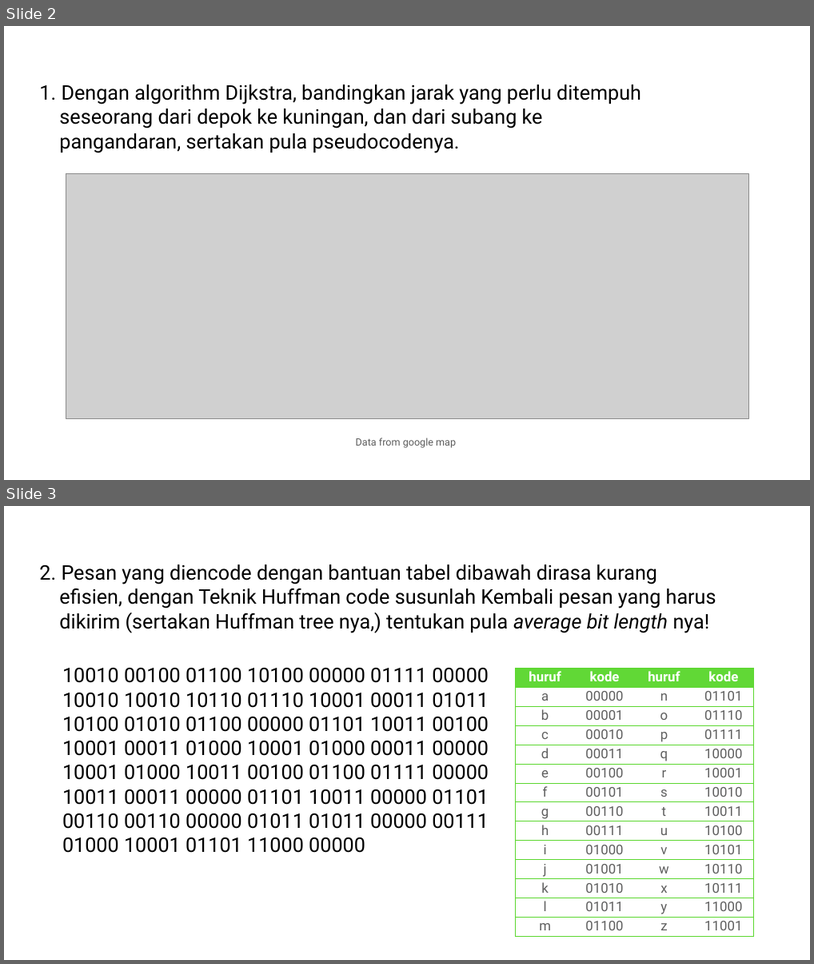
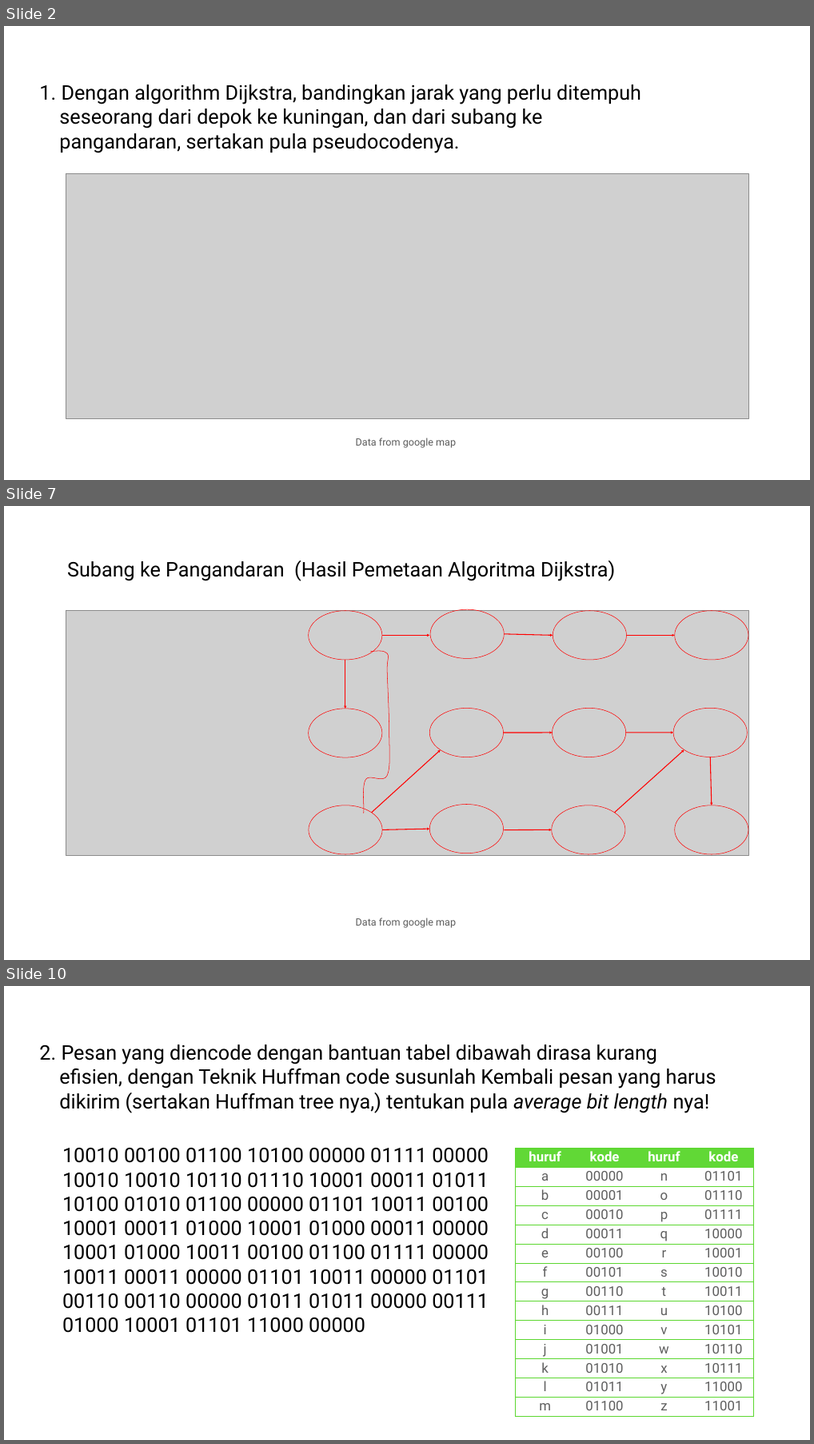
Before and after one commit to HanifHBK/TugasPMC, a slide deck: Latihan 6/implementasi graph dan tree.pptx. Shown one above the other, each under a label of ours: slides 2 and 3 before the commit, slides 2, 7 and 10 after it; the slides between them are not shown. The pictures are 814x964 and 814x1444 pixels, drawn with LibreOffice and Linux fonts; fonts in the diff are those of the drawing; grey boxes stand for pictures. Boxes give left, top, right and bottom in pixels: in the first picture for what was removed or moved away, otherwise in the second. Text is boxed around its words. In the diff, an @@ line names an element or a change of style, - is before the commit and + after.

```diff
--- a/Latihan 6/implementasi graph dan tree.pptx
+++ b/Latihan 6/implementasi graph dan tree.pptx
@@ slide 7 added at (4, 506, 810, 960), background #FFFFFF @@
@@ text added at (67, 560, 615, 581), 48 pt, text #000000 @@
+Subang ke Pangandaran (Hasil Pemetaan Algoritma Dijkstra)
@@ picture added at (66, 610, 749, 856) @@
@@ ellipse added at (309, 611, 382, 660), outline #FF0000 1 pt @@
@@ ellipse added at (430, 609, 504, 658), outline #FF0000 1 pt @@
@@ ellipse added at (553, 611, 627, 660), outline #FF0000 1 pt @@
@@ ellipse added at (675, 611, 749, 660), outline #FF0000 1 pt @@
@@ arrow added from (382, 635) to (430, 635), #FF0000 2 pt @@
@@ arrow added from (504, 634) to (553, 635), #FF0000 2 pt @@
@@ arrow added from (627, 635) to (675, 635), #FF0000 2 pt @@
@@ arrow added from (346, 660) to (346, 708), #FF0000 2 pt @@
@@ freeform shape added at (363, 651, 390, 813), outline #FF0000 1 pt @@
@@ ellipse added at (309, 708, 382, 757), outline #FF0000 1 pt @@
@@ ellipse added at (430, 708, 503, 757), outline #FF0000 1 pt @@
@@ ellipse added at (552, 708, 626, 757), outline #FF0000 1 pt @@
@@ ellipse added at (674, 708, 747, 756), outline #FF0000 1 pt @@
@@ arrow added from (503, 732) to (552, 732), #FF0000 2 pt @@
@@ arrow added from (626, 732) to (674, 732), #FF0000 2 pt @@
@@ arrow added from (372, 812) to (441, 750), #FF0000 2 pt @@
@@ arrow added from (614, 812) to (684, 750), #FF0000 2 pt @@
@@ arrow added from (710, 756) to (712, 805), #FF0000 2 pt @@
@@ ellipse added at (309, 805, 382, 854), outline #FF0000 1 pt @@
@@ ellipse added at (430, 804, 503, 853), outline #FF0000 1 pt @@
@@ ellipse added at (551, 805, 626, 854), outline #FF0000 1 pt @@
@@ ellipse added at (675, 805, 749, 854), outline #FF0000 1 pt @@
@@ arrow added from (382, 829) to (430, 828), #FF0000 2 pt @@
@@ arrow added from (504, 829) to (551, 829), #FF0000 2 pt @@
@@ text added at (356, 917, 456, 928), 24 pt, text #5E5E5E @@
+Data from google map
@@ what was slide 3 is now slide 10 @@
```
Also in this commit, not shown: 1 slide changed, 10 other slides added.
